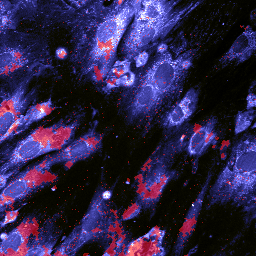
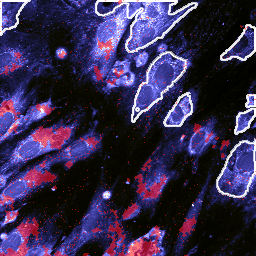
Revision of a layered 256×256 image; what changed, layer by layer:
added layer "Cells-039_photons _cells" (1st of 2) above "Cells-039_photons _cells" over [left=0, top=0, right=256, bottom=198]
